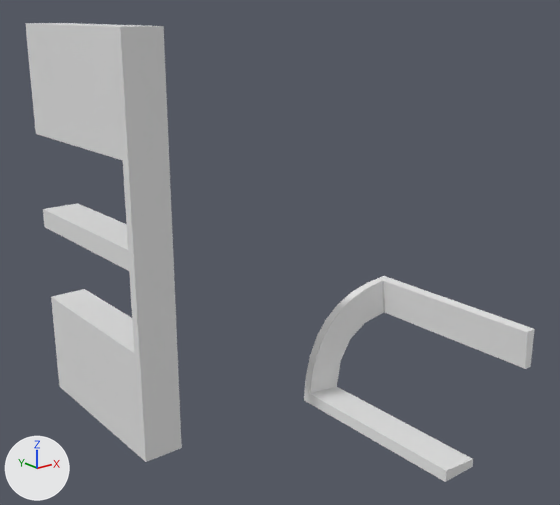
What one commit did to the OBJ model data/bmc/SET_4W2C/t_218.obj.
Before and after are seen from a 50 mm lens placed at (-1.065, -1.47, 0.533), pointed at (0.097, -0.017, -0.048). The axes (+X, +Y, +Z) are drawn at lower left. The lights are the same throughout. Where no turn or scale is listed for an object, it has been applied to the vertices.

Names of what the first picture shows: 't_218'.
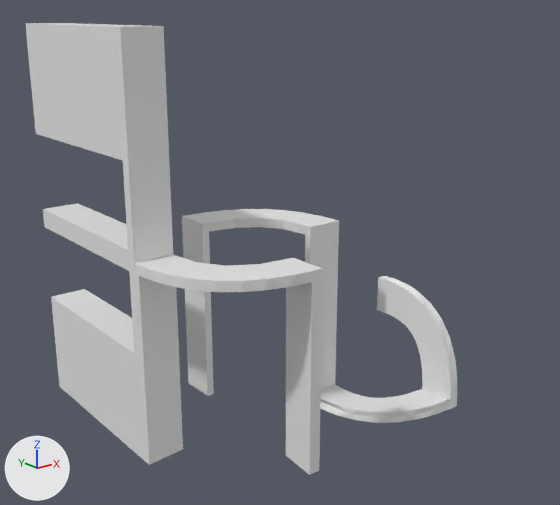
Location of each change, [x1, y1, x2, y2] in pixels of the pictures (560 x 505 px):
't_218', reshaped (15% narrower)
    before: [25, 23, 535, 482]
    after: [25, 23, 457, 475]
part 1 of me_t_218, rebuilt
    before: [304, 276, 535, 482]
    after: [320, 276, 457, 423]
part 2 of me_t_218, added
    after: [135, 255, 323, 475]
part 3 of me_t_218, added
    after: [182, 209, 339, 396]

The change, as a list of edits to the scene's bpy script:
```text
Change me_t_218:
    used by ob_t_218; location = (0.0, 0.0, 0.0)
    remove me_t_218.from_pydata(...)  # 96 vertices, 206 faces; spans x -0.3..0.496, y -0.5..0.5, z -0.501..0.5
    add me_t_218.from_pydata(...)  # 285 vertices, 548 faces; spans x -0.3..0.5, y -0.287..0.5, z -0.5..0.5
    me_t_218 part 1: the loose piece of 44 vertices spanning x 0.196..0.496, y -0.5..0.0, z -0.501..-0.201 is rebuilt with 145 vertices and now spans x 0.199..0.5, y -0.287..0.0, z -0.5..-0.199
    me_t_218 part 2: a new loose piece of 44 vertices spanning x -0.3..0.0, y -0.286..0.014, z -0.5..0.0
    me_t_218 part 3: a new loose piece of 44 vertices spanning x 0.0..0.3, y -0.014..0.286, z -0.5..0.0
```
